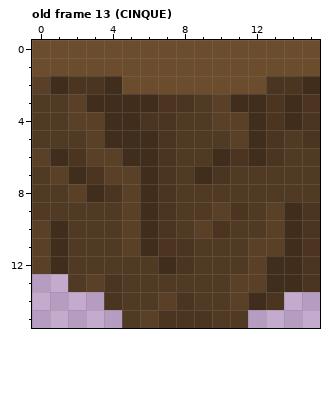
File history of a pixel-art file, ase_files/platform.aseprite. Above, as it was before the edit.
16x16 pixels, 15 frames. Shown: old frame 13 (CINQUE). The commit also changed other frames, which this record leaves out.
After:
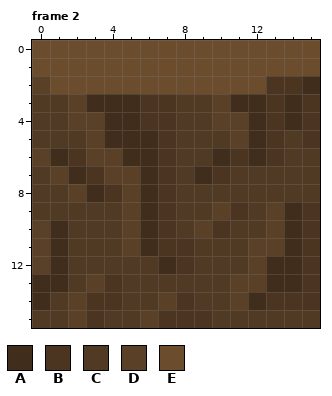
Palette (. is transparent): A #402d1b  B #4b3521  C #513a23  D #5a4027  E #6b4d2e
A new or re-ordered frame is compared with the old frame closest to it.
What changed:
frames 15 -> 17
--- frame 2 is new; against old frame 13 (CINQUE)
@@ x 0..10 @@
  1 EEEEEEEEEEE
- 2 DABBAEEEEEE
- 3 CCDAAAABBCD
+ 2 DEEEEEEEEEE
+ 3 CCDAAABBCCD
  4 CCDDAABBCCD
@@ x 0..15 @@
 12 DACCCCCABCCCDAAB
-13 ..CDBCCCCCCDDAAB
-14 ....BCCDBCCDAB..
-15 .....CDBBBCC....
+13 AACDBCCCCCCDDAAB
+14 ACDBBCCDBCCDABBB
+15 CCDBCCDBBBCCCCCC
